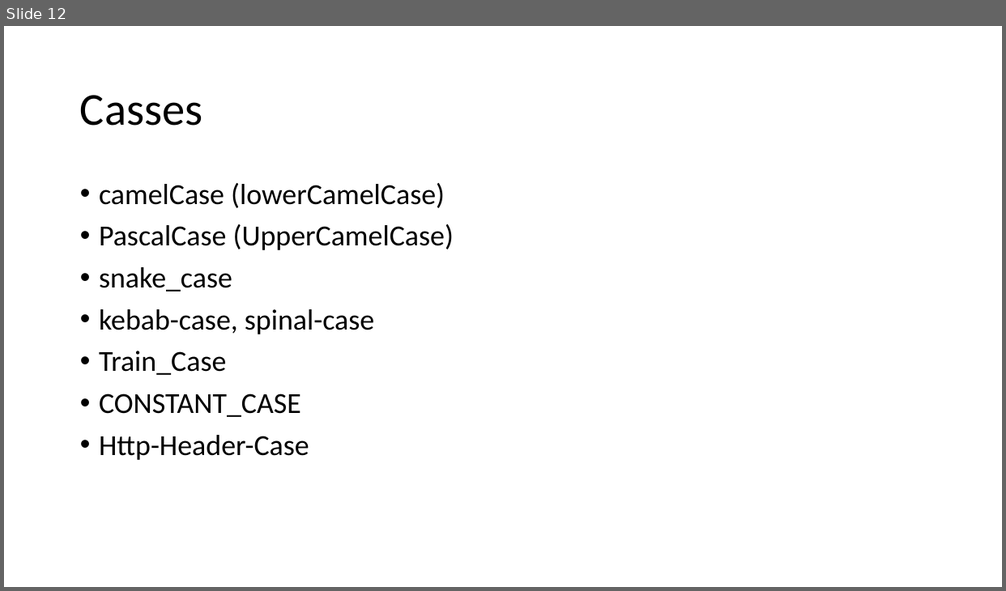
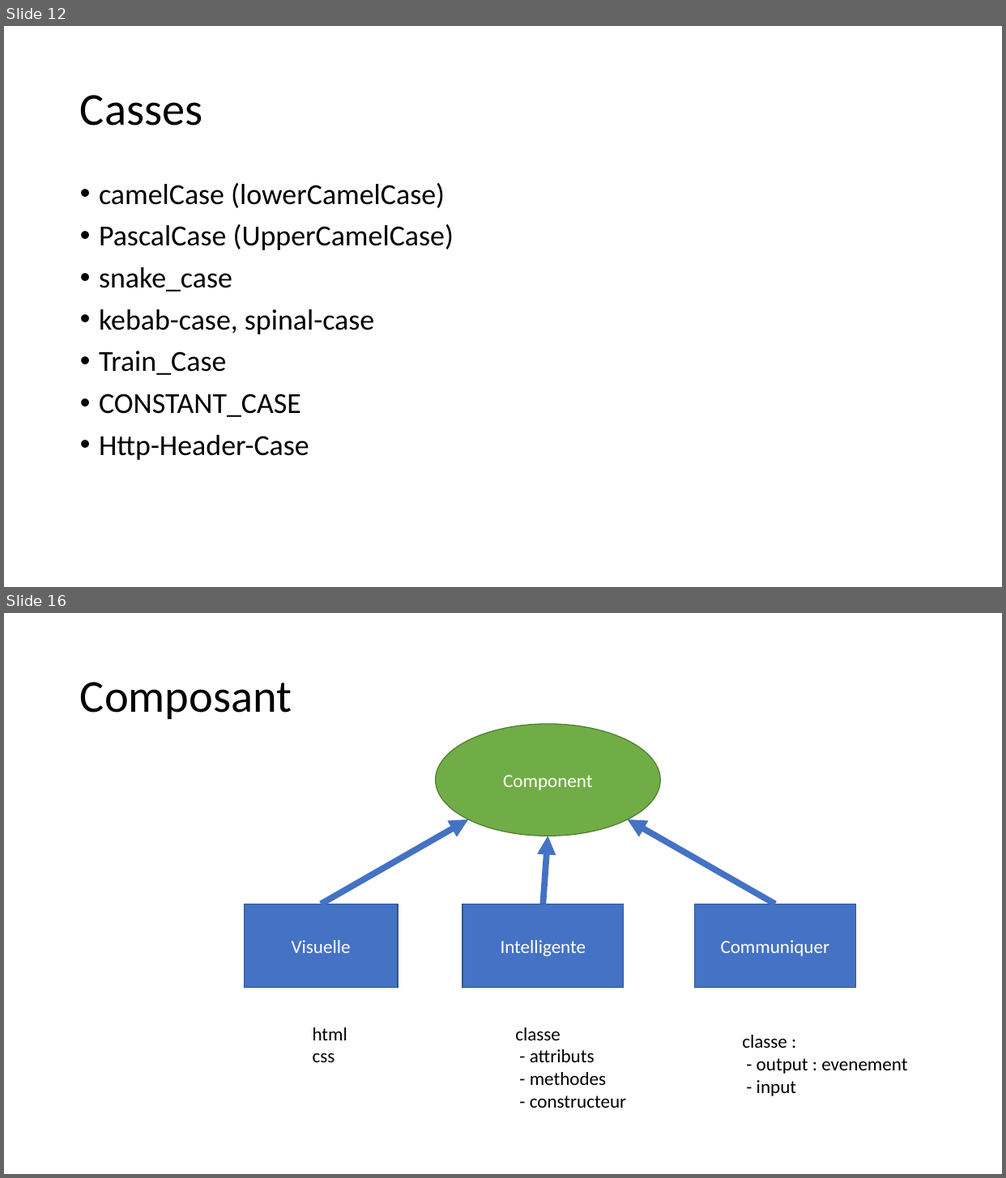
Before and after one commit to jlg-formation/agucv1-mai-2022, a slide deck: notes.pptx. Shown one above the other, each under a label of ours: slide 12 before the commit, slides 12 and 16 after it; the slides between them are not shown. The pictures are 1006x591 and 1006x1178 pixels, drawn with LibreOffice and Linux fonts; fonts in the diff are those of the drawing. Boxes give left, top, right and bottom in pixels: in the first picture for what was removed or moved away, otherwise in the second. Text is boxed around its words. In the diff, an @@ line names an element or a change of style, - is before the commit and + after.

```diff
--- a/notes.pptx
+++ b/notes.pptx
@@ slide 16 added at box(4, 613, 1002, 1174), background #FFFFFF @@
@@ title added at box(80, 682, 292, 719), 44 pt, text #000000 @@
+Composant
@@ ellipse added at box(435, 724, 661, 836), fill #70AD47, outline #538035 1 pt, 18 pt, text #FFFFFF @@
+Component
@@ arrow added from (321, 905) to (468, 820), #4472C4 6 pt @@
@@ arrow added from (775, 905) to (628, 820), #4472C4 6 pt @@
@@ arrow added from (543, 905) to (548, 836), #4472C4 6 pt @@
@@ rectangle added at box(245, 905, 398, 988), fill #4472C4, outline #325491 1 pt, 18 pt, text #FFFFFF @@
+Visuelle
@@ rectangle added at box(463, 905, 624, 988), fill #4472C4, outline #325491 1 pt, 18 pt, text #FFFFFF @@
+Intelligente
@@ rectangle added at box(695, 905, 856, 988), fill #4472C4, outline #325491 1 pt, 18 pt, text #FFFFFF @@
+Communiquer
@@ text added at box(313, 1028, 347, 1063), 18 pt, text #000000 @@
+html
+css
@@ text added at box(515, 1028, 626, 1108), 18 pt, text #000000 @@
+classe
+- attributs
+- methodes
+- constructeur
@@ text added at box(742, 1035, 907, 1097), 18 pt, text #000000 @@
+classe :
+- output : evenement
+- input
```
Also in this commit, not shown: 2 slides changed, 10 other slides added.
